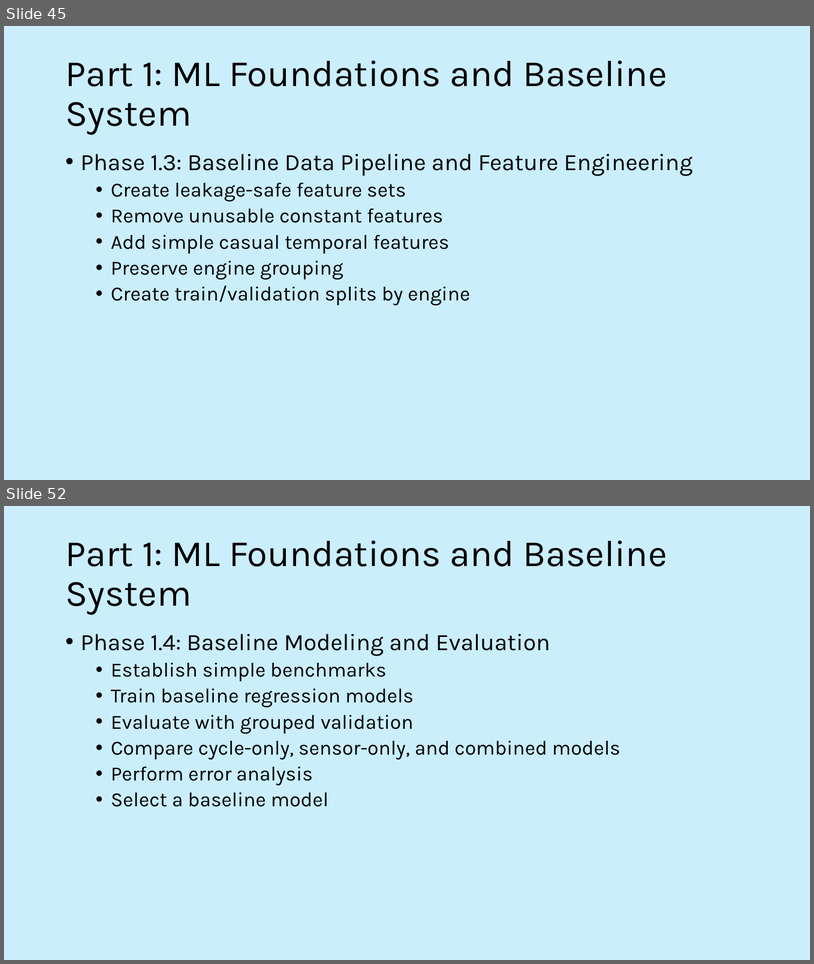
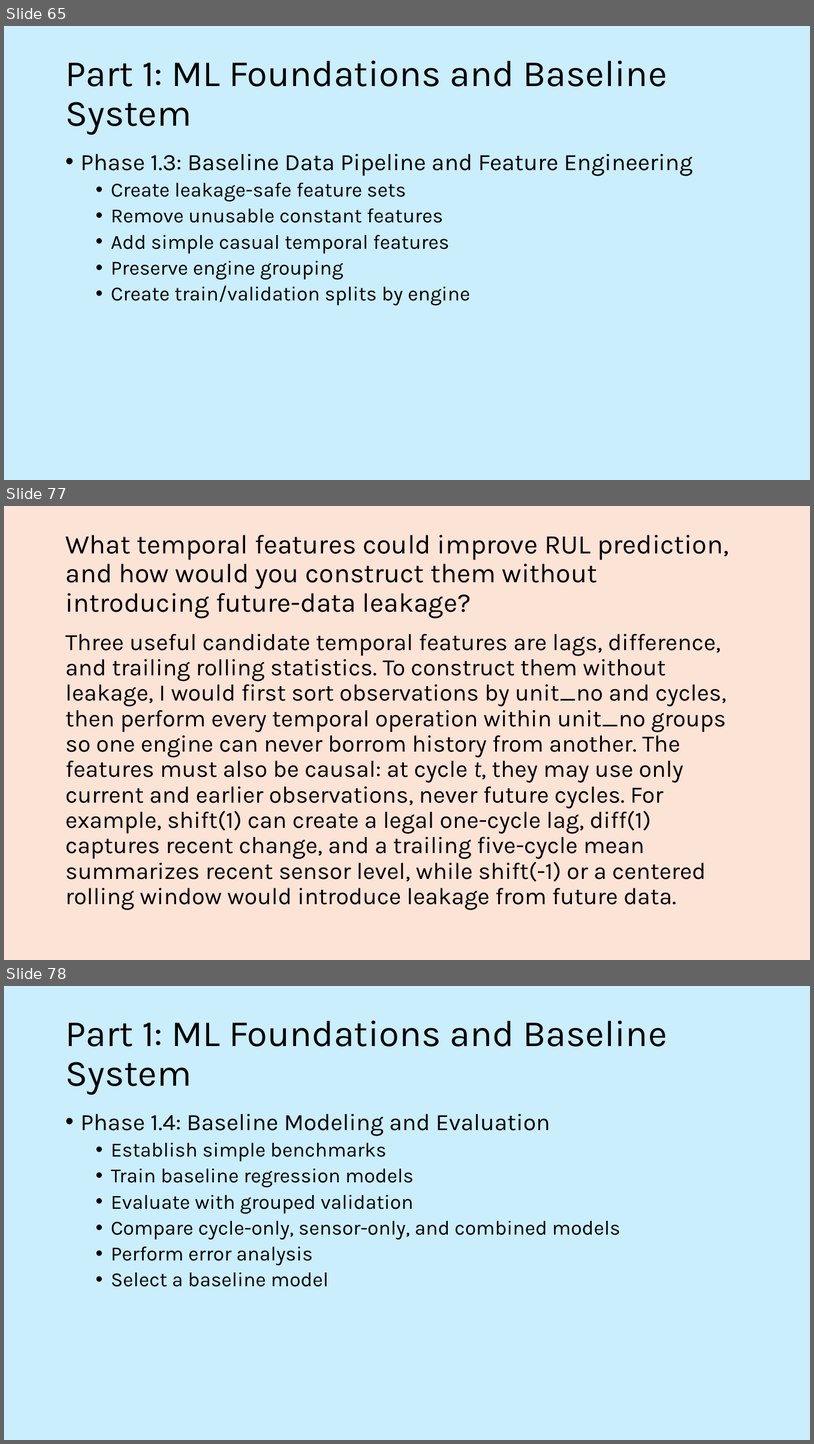
Before and after one commit to stuart-spackman/ml-predictive-maintenance-mlops, a slide deck: documents/active_recall.pptx. Shown one above the other, each under a label of ours: slides 45 and 52 before the commit, slides 65, 77 and 78 after it; the slides between them are not shown. The pictures are 814x964 and 814x1444 pixels, drawn with LibreOffice and Linux fonts; fonts in the diff are those of the drawing. Boxes give left, top, right and bottom in pixels: in the first picture for what was removed or moved away, otherwise in the second. Text is boxed around its words. In the diff, an @@ line names an element or a change of style, - is before the commit and + after.

```diff
--- a/documents/active_recall.pptx
+++ b/documents/active_recall.pptx
@@ slide 77 added at (4,506,810,960), background #FBE3D6 @@
@@ title added at (65,535,729,618), 32 pt, text #000000 @@
+What temporal features could improve RUL prediction, and how would you construct them without introducing future-data leakage?
@@ text added at (65,634,726,910), 28 pt, text #000000 @@
+Three useful candidate temporal features are lags, difference, and trailing rolling statistics. To construct them without leakage, I would first sort observations by unit_no and cycles, then perform every temporal operation within unit_no groups so one engine can never borrom history from another. The features must also be causal: at cycle t, they may use only current and earlier observations, never future cycles. For example, shift(1) can create a legal one-cycle lag, diff(1) captures recent change, and a trailing five-cycle mean summarizes recent sensor level, while shift(-1) or a centered rolling window would introduce leakage from future data.
@@ what was slide 45 is now slide 65 @@
@@ what was slide 52 is now slide 78 @@
```
Also in this commit, not shown: 37 slides changed, 36 other slides added, 3 slides removed, 14 other files.
